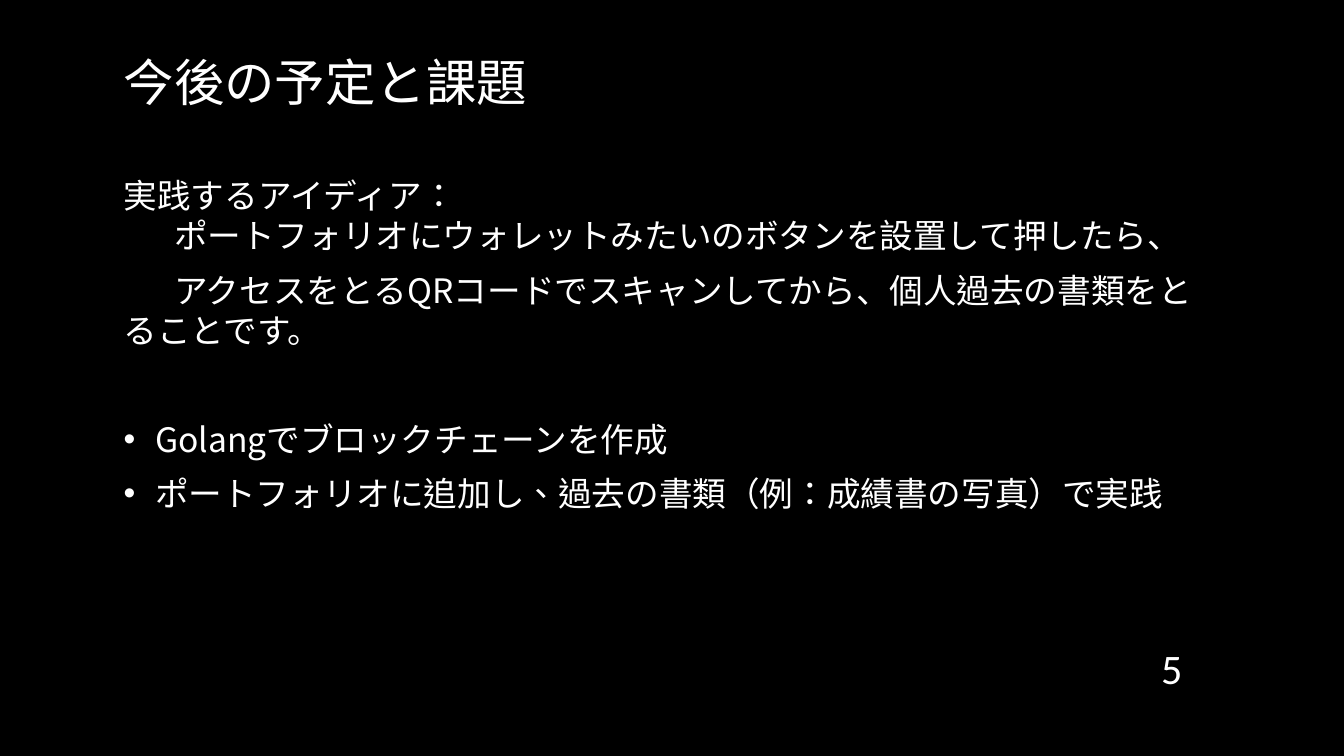
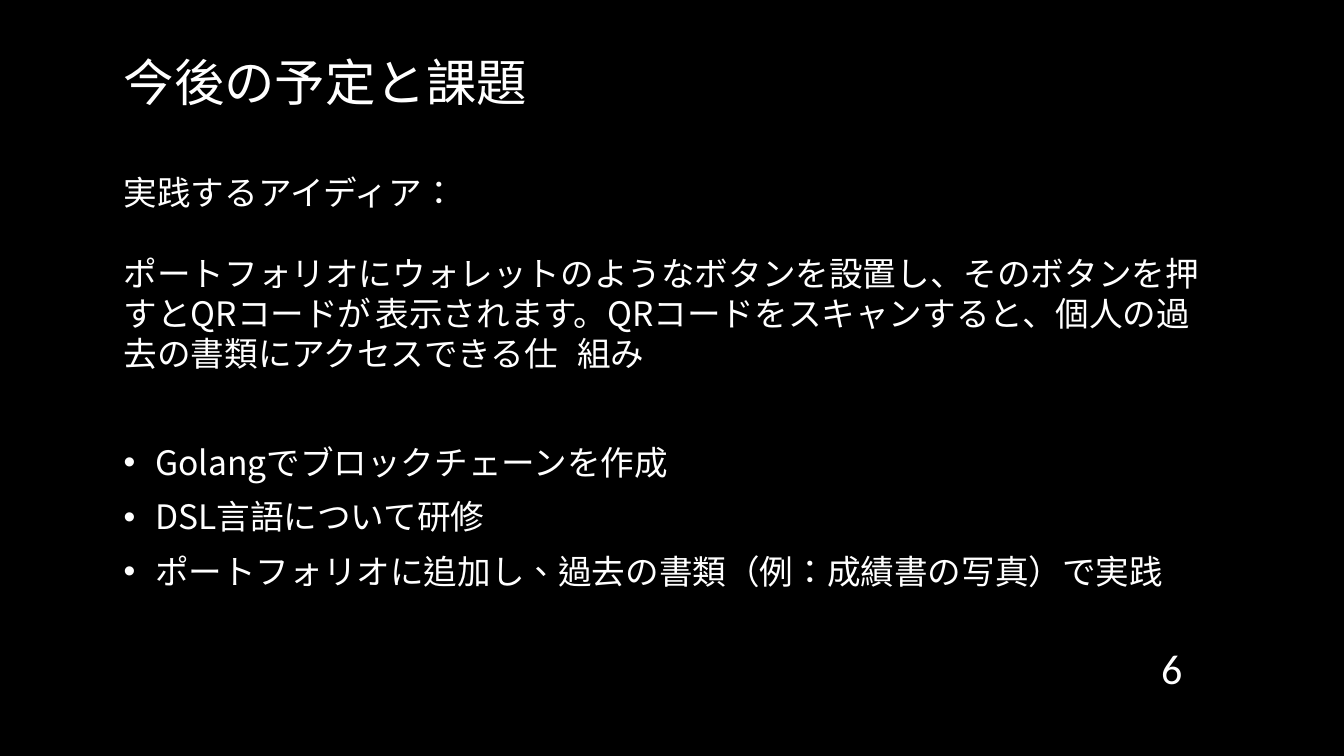
Before and after one commit to cyrusmanosa/Ecc-Year-3, a slide deck: slide 6 of Y3-Sem1/ITゼミ演習１/SK3A04文家俊_5月発表.pptx (slide 5 before the commit). Drawn at 1344x756 pixels with LibreOffice and Linux fonts; fonts in the diff are those of the drawing; background and template pictures are left out. Boxes give left, top, right and bottom in pixels: in the first picture for what was removed or moved away, otherwise in the second. Text is boxed around its words. In the diff, an @@ line names an element or a change of style, - is before the commit and + after.

```diff
--- a/Y3-Sem1/ITゼミ演習１/SK3A04文家俊_5月発表.pptx
+++ b/Y3-Sem1/ITゼミ演習１/SK3A04文家俊_5月発表.pptx
@@ text at box(124, 176, 1199, 369): text changed @@
-実践するアイディア：
-ポートフォリオにウォレットみたいのボタンを設置して押したら、
-アクセスをとるQRコードでスキャンしてから、個人過去の書類をとることです。
+実践するアイディア：
+ポートフォリオにウォレットのようなボタンを設置し、そのボタンを押すとQRコードが 表示されます。QRコードをスキャンすると、個人の過去の書類にアクセスできる仕 組み
@@ text at box(155, 501, 484, 532): paragraph added @@
+• DSL言語について研修
@@ page number at box(1161, 655, 1182, 685): text changed @@
-5
+6
```
Also in this commit, not shown: 4 other slides changed, 1 slide added, 1 slide removed, 19 other files.
